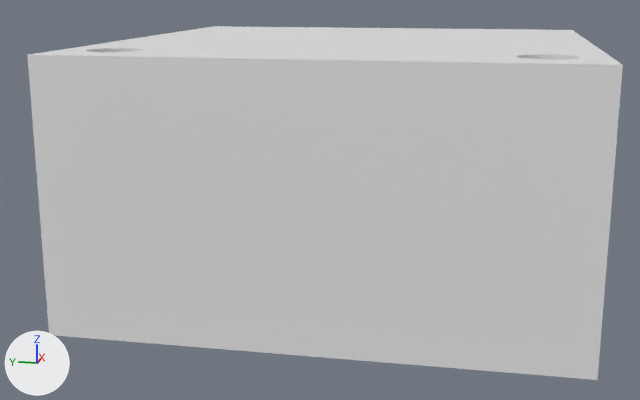
The Blender file VTX_Backstop.blend: old version first, new version second.
One viewpoint serves both versions: a 50 mm camera at (-5.99, -1.19, 2.47) aimed at (1.35, 0.28, 0.63). The axes (+X, +Y, +Z) are drawn at lower left. The lights are the same throughout.

Script lines for the objects in view, before the commit:
```python
me_plane = bpy.data.meshes.new('Plane')
me_plane.from_pydata(...)  # 140 vertices, 78 faces; spans x -1.0..7.0, y -1.0..1.0, z 0.0..2.0
# before: 0 (-1.0, -1.0, 0.0) at pixel (597, 380), 2 (-1.0, 1.0, 0.0) at pixel (49, 335), 68 (-1.0, 1.0, 2.0) at pixel (27, 54), 69 (-1.0, -1.0, 2.0) at pixel (622, 64), 136 (7.0, -1.0, 0.0)
# before: 137 (7.0, 1.0, 0.0), 138 (7.0, -1.0, 2.0) at pixel (572, 29), 139 (7.0, 1.0, 2.0) at pixel (213, 26)
ob_plane = bpy.data.objects.new('Plane', me_plane)
ob_plane.location = (0.0, 0.0, 0.0)
ob_plane.scale = (0.5, 1.9, 1.0)
```
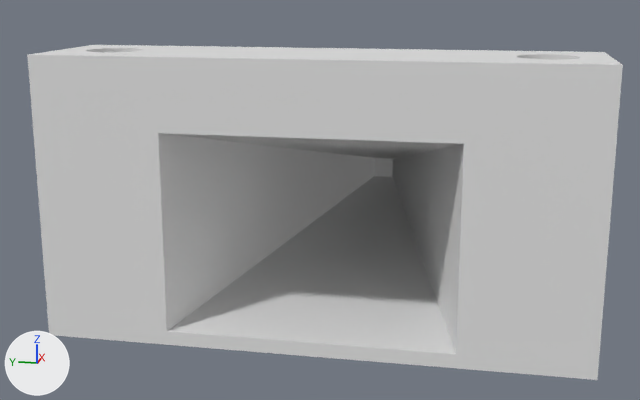
The change in detail:
me_plane has 140 vertices, 78 faces and spans x -1.0..7.0, y -1.0..1.0, z 0.0..2.0.
me_plane is used by ob_plane; location (0.0, 0.0, 0.0); scale (0.5, 1.9, 1.0).
Verts and faces of me_plane; kept vertices keep their numbers, new ones are numbered from 140.
Part 1, on me_plane:
Faces deleted: (0, 69, 68, 2), (136, 137, 139, 138).
Vertex 138 moves to (7.0, -1.0, 1.0).
Vertex 139 moves to (7.0, 1.0, 1.0).
New vertex 140 is at (-1.0, -0.53, 1.5), pixel (464, 143).
New vertex 141 is at (-1.0, -0.53, 0.1), pixel (455, 354).
New vertex 142 is at (-1.0, 0.53, 0.1), pixel (166, 331).
New vertex 143 is at (-1.0, 0.53, 1.5), pixel (158, 133).
New vertex 144 is at (7.0, -0.05, 0.6), pixel (392, 158).
New vertex 145 is at (7.0, -0.05, 0.4), pixel (392, 176).
New vertex 146 is at (7.0, 0.05, 0.4), pixel (374, 175).
New vertex 147 is at (7.0, 0.05, 0.6), pixel (374, 158).
New faces: (2, 142, 143, 140, 69, 68), (136, 145, 144, 147, 139, 138), (0, 69, 140, 141, 142, 2), (136, 137, 139, 147, 146, 145), (141, 145, 146, 142), (142, 146, 147, 143).
New faces: (140, 143, 147, 144), (140, 144, 145, 141), (144, 147, 146, 145).

Location of each change, [x1, y1, x2, y2] in pixels of the pictures (640 x 400 px):
'Plane', reshaped: before [27, 26, 623, 380]; after [27, 45, 623, 380]
part 1 of me_plane, built on: before [94, 26, 604, 356]; after [156, 130, 467, 356]
